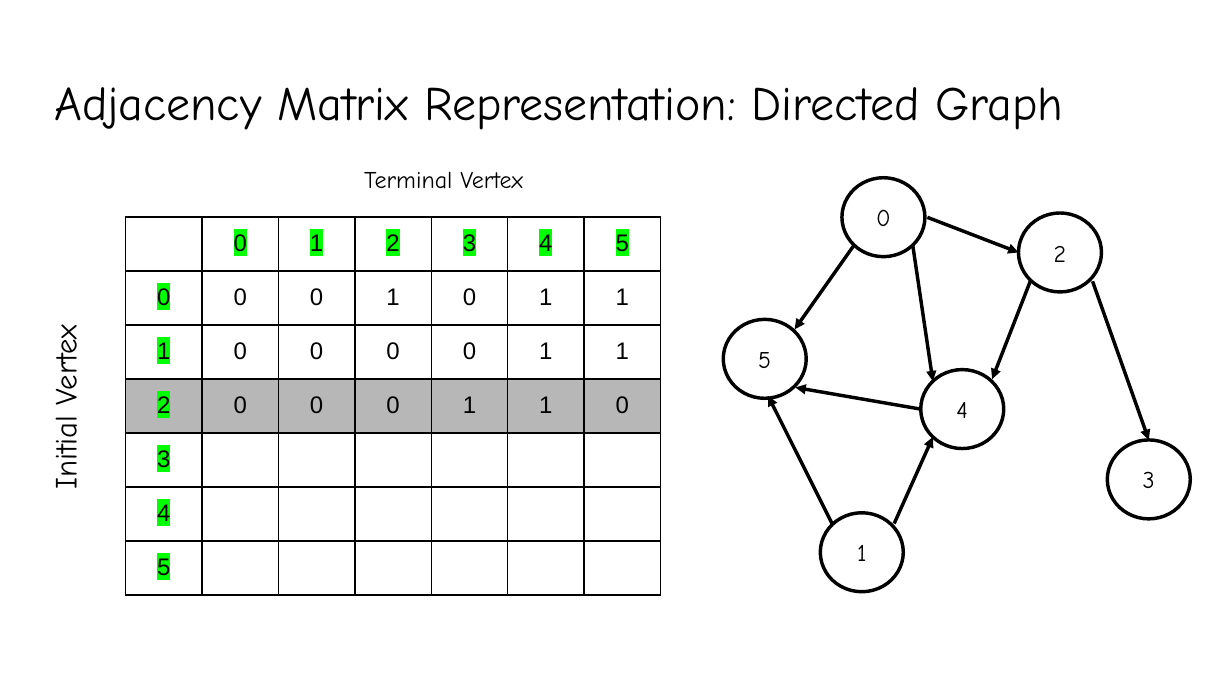
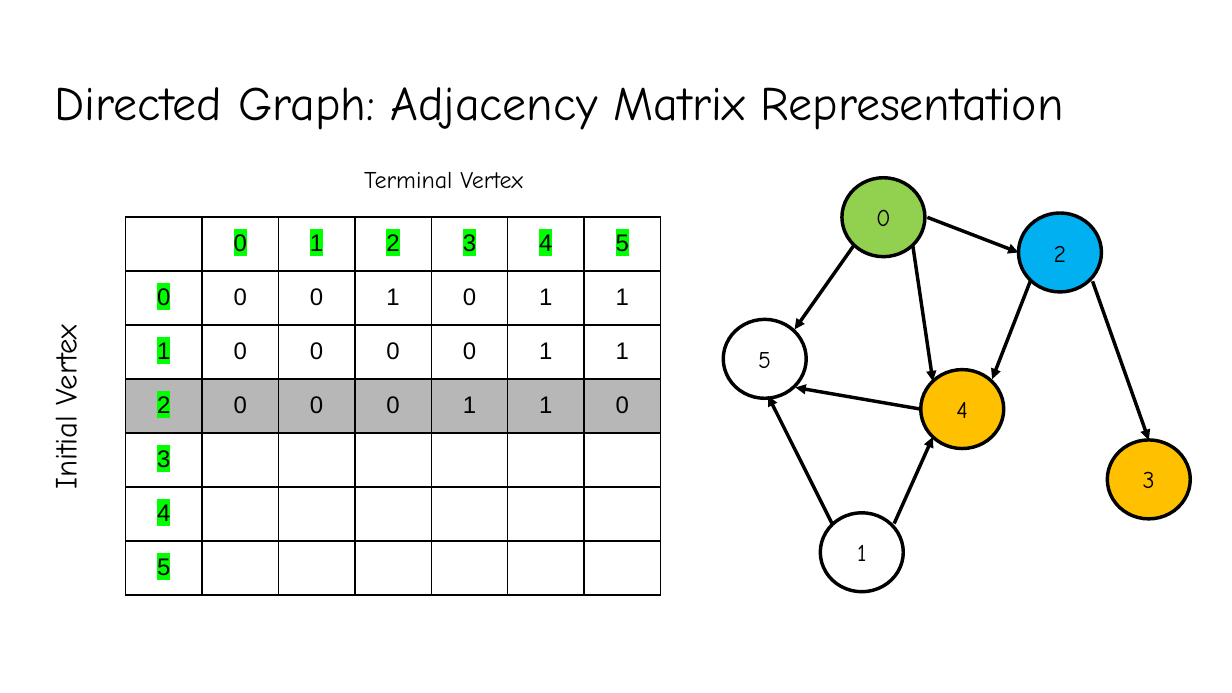
Before and after one commit to YeasirRayhanPrince/yeasirrayhanprince.github.io, a slide deck: slide 18 of cse106/slides/8.Graphs.pptx (slide 16 before the commit). Drawn at 1232x693 pixels with LibreOffice and Linux fonts; fonts in the diff are those of the drawing. Boxes give left, top, right and bottom in pixels: in the first picture for what was removed or moved away, otherwise in the second. Text is boxed around its words. In the diff, an @@ line names an element or a change of style, - is before the commit and + after.

```diff
--- a/cse106/slides/8.Graphs.pptx
+++ b/cse106/slides/8.Graphs.pptx
@@ title at [54, 87, 1064, 130]: text changed @@
-Adjacency Matrix Representation: Directed Graph
+Directed Graph: Adjacency Matrix Representation
@@ ellipse "0" at [841, 177, 924, 256]: fill #FFFFFF to #92D050 @@
@@ ellipse "2" at [1019, 213, 1101, 292]: fill #FFFFFF to #00B0F0 @@
@@ ellipse "4" at [920, 370, 1003, 448]: fill #FFFFFF to #FFC000 @@
@@ ellipse "3" at [1108, 440, 1190, 519]: fill #FFFFFF to #FFC000 @@
```
Also in this commit, not shown: 32 other slides changed, 5 slides added, 3 other files.
